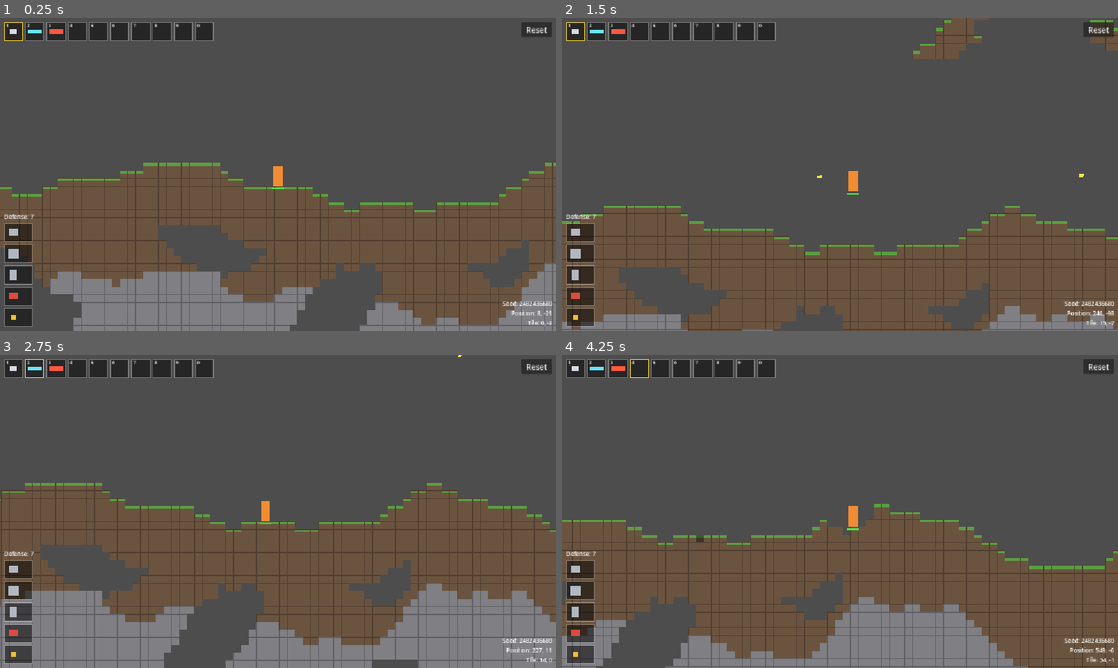
Above: before the commit, frames 1-4 (two rows, left to right).
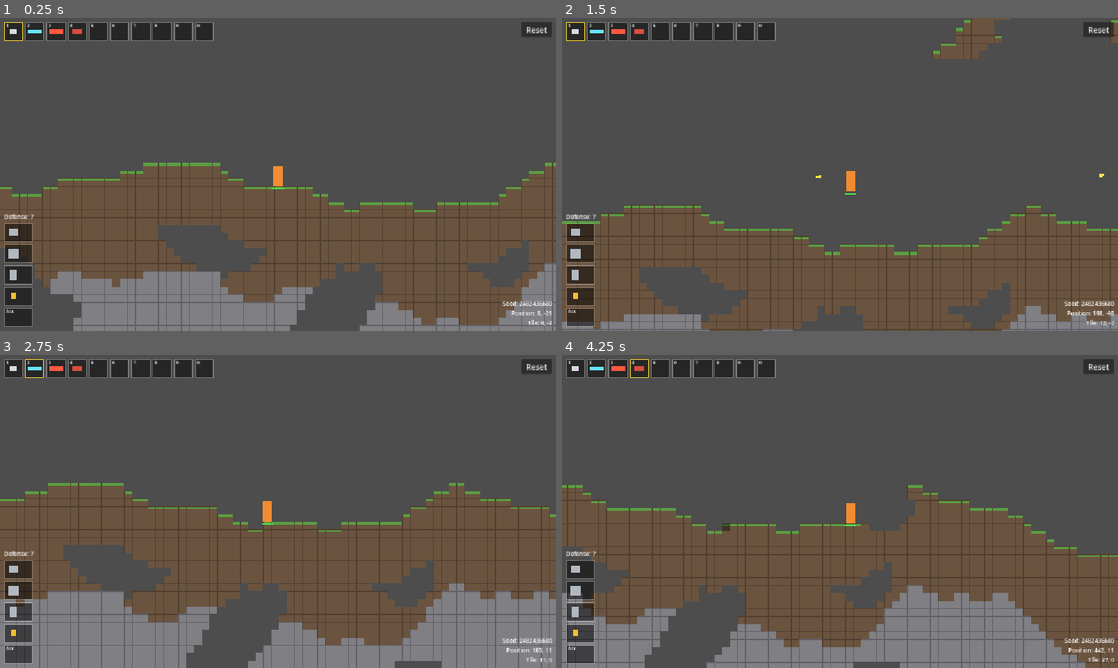
Above: after the commit, the same moments.

Repository: meyer1994/trr
Game: Godot game, scene res://scenes/main.tscn
The game is run twice, just before and just after one commit, with the same random seed, the same clock (stepped at 60 frames per second) and the same inputs.
Inputs (mouse positions are in pixels of both pictures, inside the frame that each line leads up to):
- Up to frame 1 (0.25 s): no input
- Up to frame 2 (1.5 s): tap Enter at 0.5 s; move the mouse to (962, 158) at 0.52 s; press the mouse at (962, 158) at 0.53 s; hold Right (move_right) from 0.53 s (still down); tap Space (jump) at 0.77 s; right-click (962, 158) at 0.8 s; move the mouse to (728, 190) at 1.27 s; release the mouse at (728, 190) at 1.28 s; right-click (728, 190) at 1.35 s; click (728, 190) at 1.42 s
- Up to frame 3 (2.75 s): tap Space (jump) at 1.52 s; tap 1 at 1.55, 2.1 s; move the mouse to (333, 442) at 2.02 s; release Right (move_right) at 2.03 s; hold Left (move_left) from 2.03 s (still down); click (333, 442) at 2.17 s; tap 2 at 2.3 s
- Up to frame 4 (4.25 s): move the mouse to (812, 574) at 2.77 s; release Left (move_left) at 2.78 s; hold Right (move_right) from 2.78 s (still down); tap 2 at 2.85 s; click (812, 574) at 2.92 s; tap Space (jump) at 3.02, 3.77 s; tap 3 at 3.05, 3.6 s; move the mouse to (1006, 558) at 3.52 s; click (1006, 558) at 3.67 s; tap 4 at 3.8 s

The runs differ from the first frame. In frame 1, less than 0.1% of the frame differs, in the area x 1-15%, y 3-97%; in frame 2, 10%; in frame 3, 17%; in frame 4, 26%, in the area x 0-100%, y 3-100%.

Commit message:
Add an inventory the player wears equipment from, with effects per target
Co-authored-by: Cursor <cursoragent@cursor.com>

Diff:
--- a/equipment/gunpowder_charm.tres
+++ b/equipment/gunpowder_charm.tres
@@ -5,21 +5,21 @@
 
 [sub_resource type="Resource" id="Resource_fire_rate"]
 script = ExtResource("2_effect")
-scope = 1
+target = 2
 stat = 2
 mode = 1
 value = 0.25
 
 [sub_resource type="Resource" id="Resource_damage"]
 script = ExtResource("2_effect")
-scope = 2
+target = 2
 stat = 3
 mode = 1
 value = 0.25
 
 [sub_resource type="Resource" id="Resource_splash"]
 script = ExtResource("2_effect")
-scope = 2
+target = 2
 stat = 4
 mode = 0
 value = 8.0
--- a/equipment/iron_chainmail.tres
+++ b/equipment/iron_chainmail.tres
@@ -1,18 +1,11 @@
-[gd_resource type="Resource" script_class="Equippable" load_steps=4 format=3]
+[gd_resource type="Resource" script_class="Equippable" load_steps=2 format=3]
 
 [ext_resource type="Script" path="res://scripts/equipment/equippable.gd" id="1_equippable"]
-[ext_resource type="Script" path="res://scripts/effects/effect.gd" id="2_effect"]
-
-[sub_resource type="Resource" id="Resource_defense"]
-script = ExtResource("2_effect")
-stat = 1
-mode = 0
-value = 3.0
 
 [resource]
 script = ExtResource("1_equippable")
 kind = 1
+defense = 3
 display_name = "Iron Chainmail"
 icon_color = Color(0.7, 0.72, 0.76, 1)
 icon_size = Vector2(22, 20)
-effects = Array[ExtResource("2_effect")]([SubResource("Resource_defense")])
--- a/equipment/iron_greaves.tres
+++ b/equipment/iron_greaves.tres
@@ -1,18 +1,11 @@
-[gd_resource type="Resource" script_class="Equippable" load_steps=4 format=3]
+[gd_resource type="Resource" script_class="Equippable" load_steps=2 format=3]
 
 [ext_resource type="Script" path="res://scripts/equipment/equippable.gd" id="1_equippable"]
-[ext_resource type="Script" path="res://scripts/effects/effect.gd" id="2_effect"]
-
-[sub_resource type="Resource" id="Resource_defense"]
-script = ExtResource("2_effect")
-stat = 1
-mode = 0
-value = 2.0
 
 [resource]
 script = ExtResource("1_equippable")
 kind = 2
+defense = 2
 display_name = "Iron Greaves"
 icon_color = Color(0.7, 0.72, 0.76, 1)
 icon_size = Vector2(16, 22)
-effects = Array[ExtResource("2_effect")]([SubResource("Resource_defense")])
--- a/equipment/iron_helmet.tres
+++ b/equipment/iron_helmet.tres
@@ -1,18 +1,11 @@
-[gd_resource type="Resource" script_class="Equippable" load_steps=4 format=3]
+[gd_resource type="Resource" script_class="Equippable" load_steps=2 format=3]
 
 [ext_resource type="Script" path="res://scripts/equipment/equippable.gd" id="1_equippable"]
-[ext_resource type="Script" path="res://scripts/effects/effect.gd" id="2_effect"]
-
-[sub_resource type="Resource" id="Resource_defense"]
-script = ExtResource("2_effect")
-stat = 1
-mode = 0
-value = 2.0
 
 [resource]
 script = ExtResource("1_equippable")
 kind = 0
+defense = 2
 display_name = "Iron Helmet"
 icon_color = Color(0.7, 0.72, 0.76, 1)
 icon_size = Vector2(20, 14)
-effects = Array[ExtResource("2_effect")]([SubResource("Resource_defense")])
--- a/project.godot
+++ b/project.godot
@@ -49,6 +49,11 @@
 "events": [Object(InputEventMouseButton,"resource_local_to_scene":false,"resource_name":"","device":-1,"window_id":0,"a …(253 unchanged characters)…
 ]
 }
+wear={
+"deadzone": 0.2,
+"events": [Object(InputEventMouseButton,"resource_local_to_scene":false,"resource_name":"","device":-1,"window_id":0,"alt_pressed":false,"shift_pressed":false,"ctrl_pressed":false,"meta_pressed":false,"button_mask":0,"position":Vector2(0, 0),"global_position":Vector2(0, 0),"factor":1.0,"button_index":2,"canceled":false,"pressed":false,"double_click":false,"script":null)
+]
+}
 
 [physics]
 
--- a/scenes/main.tscn
+++ b/scenes/main.tscn
@@ -18,6 +18,7 @@
 [ext_resource type="Resource" path="res://equipment/running_boots.tres" id="16_running_boots"]
 [ext_resource type="Script" path="res://scripts/ui/equipment_panel.gd" id="17_equipment_panel"]
 [ext_resource type="Resource" path="res://equipment/gunpowder_charm.tres" id="18_gunpowder_charm"]
+[ext_resource type="Script" path="res://scripts/inventory/inventory.gd" id="19_inventory"]
 
 [sub_resource type="RectangleShape2D" id="RectangleShape2D_player"]
 size = Vector2(20, 42)
@@ -29,11 +30,10 @@
 texture_filter = 1
 script = ExtResource("2_map")
 
-[node name="Player" type="CharacterBody2D" parent="." node_paths=PackedStringArray("hotbar")]
+[node name="Player" type="CharacterBody2D" parent="."]
 position = Vector2(576, 300)
 collision_layer = 2
 script = ExtResource("1_player")
-hotbar = NodePath("../UI/Hotbar")
 
 [node name="CollisionShape2D" type="CollisionShape2D" parent="Player"]
 shape = SubResource("RectangleShape2D_player")
@@ -53,9 +53,13 @@
 script = ExtResource("9_health_bar")
 health = NodePath("../Health")
 
+[node name="Inventory" type="Node" parent="Player"]
+script = ExtResource("19_inventory")
+starting_items = Array[ExtResource("4_item")]([ExtResource("5_pistol"), ExtResource("6_rifle"), ExtResource("7_launcher"), ExtResource("16_running_boots")])
+
 [node name="Equipment" type="Node" parent="Player"]
 script = ExtResource("11_equipment")
-starting_items = Array[ExtResource("12_equippable")]([ExtResource("13_iron_helmet"), ExtResource("14_iron_chainmail"), ExtResource("15_iron_greaves"), ExtResource("16_running_boots"), ExtResource("18_gunpowder_charm")])
+starting_items = Array[ExtResource("12_equippable")]([ExtResource("13_iron_helmet"), ExtResource("14_iron_chainmail"), ExtResource("15_iron_greaves"), ExtResource("18_gunpowder_charm")])
 
 [node name="Camera2D" type="Camera2D" parent="Player"]
 position_smoothing_enabled = true
@@ -63,14 +67,14 @@
 
 [node name="UI" type="CanvasLayer" parent="."]
 
-[node name="Hotbar" type="HBoxContainer" parent="UI"]
+[node name="Hotbar" type="HBoxContainer" parent="UI" node_paths=PackedStringArray("player")]
 offset_left = 8.0
 offset_top = 8.0
 offset_right = 444.0
 offset_bottom = 48.0
 theme_override_constants/separation = 4
 script = ExtResource("3_hotbar")
-items = Array[ExtResource("4_item")]([ExtResource("5_pistol"), ExtResource("6_rifle"), ExtResource("7_launcher")])
+player = NodePath("../../Player")
 
 [node name="EquipmentPanel" type="VBoxContainer" parent="UI" node_paths=PackedStringArray("player")]
 anchors_preset = 2
--- a/scripts/effects/effect.gd
+++ b/scripts/effects/effect.gd
@@ -1,13 +1,24 @@
 class_name Effect
 extends Resource
 
-## What the effect changes: the player, the held weapon, or each projectile it fires.
-enum Scope { PLAYER, WEAPON, PROJECTILE }
+## What the effect changes: the player, every worn piece, or the held item and its shots.
+enum Target { PLAYER, WORN, HELD }
 enum Stat { SPEED, DEFENSE, FIRE_RATE, DAMAGE, SPLASH_RADIUS, GRAVITY }
 enum Mode { FLAT, PERCENT }
 
-@export var scope := Scope.PLAYER
+## Stats each target can have. SPEED is walking speed on PLAYER and projectile speed on HELD.
+const TARGET_STATS := {
+	Target.PLAYER: [Stat.SPEED, Stat.DEFENSE],
+	Target.WORN: [Stat.DEFENSE],
+	Target.HELD: [Stat.FIRE_RATE, Stat.SPEED, Stat.DAMAGE, Stat.SPLASH_RADIUS, Stat.GRAVITY],
+}
+
+@export var target := Target.PLAYER
 @export var stat := Stat.DAMAGE
 @export var mode := Mode.PERCENT
 ## FLAT adds this amount to the base; PERCENT adds this fraction of it, e.g. 0.25 for +25%.
 @export var value := 0.0
+
+
+func is_valid() -> bool:
+	return stat in TARGET_STATS[target]
--- a/scripts/effects/effect_set.gd
+++ b/scripts/effects/effect_set.gd
@@ -2,9 +2,12 @@
 extends RefCounted
 
 ## Effect sources are any objects with `get_effects() -> Array[Effect]`; null entries are skipped.
-## Effect targets resolve their own stats with `resolve(TARGET_SCOPE, base_stats())`.
+## Effect targets resolve their stats with `resolve(target, base_stats())`.
 
-var _by_scope := {}
+## Invalid effects already reported, so each one warns only once.
+static var _warned := {}
+
+var _by_target := {}
 
 
 static func from_sources(sources: Array) -> EffectSet:
@@ -17,10 +20,23 @@
 
 
 func add(effect: Effect) -> void:
-	if not _by_scope.has(effect.scope):
-		_by_scope[effect.scope] = []
-	_by_scope[effect.scope].append(effect)
+	if not effect.is_valid():
+		_warn_invalid(effect)
+		return
+	if not _by_target.has(effect.target):
+		_by_target[effect.target] = []
+	_by_target[effect.target].append(effect)
 
 
-func resolve(scope: Effect.Scope, base: Dictionary) -> Stats:
-	return Stats.new(scope, base, _by_scope.get(scope, []))
+func resolve(target: Effect.Target, base: Dictionary) -> Stats:
+	return Stats.new(base, _by_target.get(target, []))
+
+
+static func _warn_invalid(effect: Effect) -> void:
+	if _warned.has(effect):
+		return
+	_warned[effect] = true
+	var source := effect.resource_path if effect.resource_path else "an unsaved resource"
+	push_warning("Effect from %s is ignored: %s targets have no %s stat." % [
+		source, Effect.Target.keys()[effect.target], Effect.Stat.keys()[effect.stat],
+	])
--- a/scripts/effects/stats.gd
+++ b/scripts/effects/stats.gd
@@ -1,19 +1,16 @@
 class_name Stats
 extends RefCounted
-
-## Effects already reported for targeting a stat their scope doesn't have.
-static var _warned := {}
 
 var _values := {}
 
 
 ## Flat bonuses are added first, then all percentages are summed and applied once.
-func _init(scope: Effect.Scope, base: Dictionary, effects: Array) -> void:
+## Effects on stats this target lacks are skipped, e.g. a damage bonus while holding boots.
+func _init(base: Dictionary, effects: Array) -> void:
 	var flat := {}
 	var percent := {}
 	for effect: Effect in effects:
 		if not base.has(effect.stat):
-			_warn_unsupported(scope, effect)
 			continue
 		var totals := flat if effect.mode == Effect.Mode.FLAT else percent
 		totals[effect.stat] = totals.get(effect.stat, 0.0) + effect.value
@@ -23,13 +20,3 @@
 
 func value(stat: Effect.Stat) -> float:
 	return _values.get(stat, 0.0)
-
-
-static func _warn_unsupported(scope: Effect.Scope, effect: Effect) -> void:
-	if _warned.has(effect):
-		return
-	_warned[effect] = true
-	var source := effect.resource_path if effect.resource_path else "an unsaved resource"
-	push_warning("Effect from %s does nothing: %s targets have no %s stat." % [
-		source, Effect.Scope.keys()[scope], Effect.Stat.keys()[effect.stat],
-	])
--- a/scripts/equipment.gd
+++ b/scripts/equipment.gd
@@ -14,28 +14,31 @@
 @export var starting_items: Array[Equippable] = []
 
 ## One entry per slot in SLOT_KINDS. Null means the slot is empty.
-var slots: Array[Equippable] = []
+var slots: Array[ItemStack] = []
 
 
 func _ready() -> void:
 	slots.resize(SLOT_KINDS.size())
 	for item in starting_items:
-		equip(item)
+		equip(ItemStack.new(item))
 
 
-## Puts the item in a matching slot, preferring an empty one.
-## Returns whatever it replaced, or the item itself if no slot fits.
-func equip(item: Equippable) -> Equippable:
+## Puts the stack in a matching slot, preferring an empty one.
+## Returns whatever it replaced, or the stack itself if it isn't wearable or no slot fits.
+func equip(stack: ItemStack) -> ItemStack:
+	var item := stack.item as Equippable
+	if not item:
+		return stack
 	var index := _slot_for(item.kind)
 	if index == -1:
-		return item
+		return stack
 	var previous := slots[index]
-	slots[index] = item
+	slots[index] = stack
 	changed.emit()
 	return previous
 
 
-func unequip(index: int) -> Equippable:
+func unequip(index: int) -> ItemStack:
 	var previous := slots[index]
 	slots[index] = null
 	changed.emit()
--- a/scripts/equipment/equippable.gd
+++ b/scripts/equipment/equippable.gd
@@ -4,3 +4,8 @@
 enum Kind { HEAD, BODY, LEGS, ACCESSORY }
 
 @export var kind := Kind.HEAD
+@export var defense := 0
+
+
+func base_stats() -> Dictionary:
+	return {Effect.Stat.DEFENSE: float(defense)}
--- /dev/null
+++ b/scripts/inventory/inventory.gd
@@ -0,0 +1,43 @@
+class_name Inventory
+extends Node
+
+signal changed
+
+const SIZE := 40
+## The first slots double as the hotbar.
+const HOTBAR_SIZE := 10
+
+@export var starting_items: Array[Item] = []
+
+## Null means the slot is empty.
+var slots: Array[ItemStack] = []
+
+
+func _ready() -> void:
+	slots.resize(SIZE)
+	for index in mini(starting_items.size(), SIZE):
+		if starting_items[index]:
+			slots[index] = ItemStack.new(starting_items[index])
+
+
+## Puts the stack in the first free slot. Returns false when the inventory is full.
+func add(stack: ItemStack) -> bool:
+	var index := slots.find(null)
+	if index == -1:
+		return false
+	put(index, stack)
+	return true
+
+
+## Removes and returns the stack in a slot, or null if it was empty.
+func take(index: int) -> ItemStack:
+	var stack := slots[index]
+	if stack:
+		slots[index] = null
+		changed.emit()
+	return stack
+
+
+func put(index: int, stack: ItemStack) -> void:
+	slots[index] = stack
+	changed.emit()
--- /dev/null
+++ b/scripts/inventory/item_stack.gd
@@ -0,0 +1,16 @@
+class_name ItemStack
+extends RefCounted
+
+## The copy of an item the player owns. Per-copy state belongs here, never on the shared Item.
+
+var item: Item
+var count := 1
+
+
+func _init(stack_item: Item, stack_count := 1) -> void:
+	item = stack_item
+	count = stack_count
+
+
+func get_effects() -> Array[Effect]:
+	return item.effects
--- a/scripts/items/item.gd
+++ b/scripts/items/item.gd
@@ -4,9 +4,10 @@
 @export var display_name := ""
 @export var icon_color := Color.WHITE
 @export var icon_size := Vector2(16, 16)
-## Applied to the player while the item is worn or held.
+## Granted to the player while the item is worn or held.
 @export var effects: Array[Effect] = []
 
 
-func get_effects() -> Array[Effect]:
-	return effects
+## The item's own stats, which effects targeting it can modify.
+func base_stats() -> Dictionary:
+	return {}
--- a/scripts/items/weapon.gd
+++ b/scripts/items/weapon.gd
@@ -1,7 +1,5 @@
 class_name Weapon
 extends Item
-
-const TARGET_SCOPE := Effect.Scope.WEAPON
 
 @export var automatic := false
 @export var fire_interval := 0.25
@@ -14,5 +12,12 @@
 @export var projectile_gravity := 0.0
 
 
+## Held stats, including the ones each projectile it fires inherits.
 func base_stats() -> Dictionary:
-	return {Effect.Stat.FIRE_RATE: 1.0 / fire_interval}
+	return {
+		Effect.Stat.FIRE_RATE: 1.0 / fire_interval,
+		Effect.Stat.SPEED: projectile_speed,
+		Effect.Stat.DAMAGE: damage,
+		Effect.Stat.SPLASH_RADIUS: splash_radius,
+		Effect.Stat.GRAVITY: projectile_gravity,
+	}
--- a/scripts/player.gd
+++ b/scripts/player.gd
@@ -2,8 +2,8 @@
 extends CharacterBody2D
 
 signal stats_changed
+signal held_changed
 
-const TARGET_SCOPE := Effect.Scope.PLAYER
 const SPEED := 200.0
 const JUMP_VELOCITY := -450.0
 const MAX_FALL_SPEED := 1000.0
@@ -11,47 +11,92 @@
 const PROJECTILE_SPAWN_OFFSET := 16.0
 const STEP_HEIGHT := float(Map.CELL_SIZE)
 const COYOTE_TIME := 0.1
-
-@export var hotbar: Hotbar
+const HOTBAR_KEYS: Array[Key] = [KEY_1, KEY_2, KEY_3, KEY_4, KEY_5, KEY_6, KEY_7, KEY_8, KEY_9, KEY_0]
 
 @onready var spawn_position := position
 @onready var health: Health = $Health
 @onready var camera: Camera2D = $Camera2D
+@onready var inventory: Inventory = $Inventory
 @onready var equipment: Equipment = $Equipment
 var fire_cooldown := 0.0
 var coyote_timer := 0.0
+## Inventory slot of the held item; always within the hotbar.
+var held_index := 0
 ## Combined effects of worn equipment and the held item.
 var effects := EffectSet.new()
 var stats: Stats
-## Stats of the held weapon, or null when not holding one.
-var weapon_stats: Stats
+## Stats of the held weapon, which its shots inherit. Null when not holding a weapon.
+var held_stats: Stats
 
 
 func _ready() -> void:
 	health.died.connect(respawn)
+	inventory.changed.connect(_refresh_effects)
 	equipment.changed.connect(_refresh_effects)
-	if hotbar:
-		hotbar.selection_changed.connect(_refresh_effects)
 	_refresh_effects()
 
 
-func base_stats() -> Dictionary:
-	return {Effect.Stat.SPEED: SPEED, Effect.Stat.DEFENSE: 0.0}
+func _unhandled_input(event: InputEvent) -> void:
+	if event is InputEventKey and event.pressed and not event.echo:
+		var index := HOTBAR_KEYS.find(event.physical_keycode)
+		if index != -1:
+			hold(index)
+			get_viewport().set_input_as_handled()
+	elif event.is_action_pressed("wear"):
+		wear(held_index)
+		get_viewport().set_input_as_handled()
+
+
+func held_stack() -> ItemStack:
+	return inventory.slots[held_index]
 
 
 func held_weapon() -> Weapon:
-	return hotbar.selected_item as Weapon if hotbar else null
+	var stack := held_stack()
+	return stack.item as Weapon if stack else null
+
+
+func hold(index: int) -> void:
+	held_index = index
+	held_changed.emit()
+	_refresh_effects()
+
+
+## Moves a wearable stack from the inventory into equipment; the piece it replaces takes its slot.
+func wear(inventory_index: int) -> void:
+	var stack := inventory.slots[inventory_index]
+	if not stack or not stack.item is Equippable:
+		return
+	inventory.take(inventory_index)
+	var replaced := equipment.equip(stack)
+	if replaced:
+		inventory.put(inventory_index, replaced)
+
+
+## Moves a worn piece into the first free inventory slot. Does nothing when the inventory is full.
+func take_off(slot_index: int) -> void:
+	var stack := equipment.slots[slot_index]
+	if not stack or not inventory.add(stack):
+		return
+	equipment.unequip(slot_index)
 
 
 func _refresh_effects() -> void:
 	var sources: Array = []
 	sources.append_array(equipment.slots)
-	if hotbar:
-		sources.append(hotbar.selected_item)
+	var held := held_stack()
+	if held and not held.item is Equippable:
+		sources.append(held)
 	effects = EffectSet.from_sources(sources)
-	stats = effects.resolve(TARGET_SCOPE, base_stats())
+
+	var defense := 0.0
+	for stack in equipment.slots:
+		if stack:
+			defense += effects.resolve(Effect.Target.WORN, stack.item.base_stats()).value(Effect.Stat.DEFENSE)
+	stats = effects.resolve(Effect.Target.PLAYER, {Effect.Stat.SPEED: SPEED, Effect.Stat.DEFENSE: defense})
+
 	var weapon := held_weapon()
-	weapon_stats = effects.resolve(Weapon.TARGET_SCOPE, weapon.base_stats()) if weapon else null
+	held_stats = effects.resolve(Effect.Target.HELD, weapon.base_stats()) if weapon else null
 	health.defense = roundi(stats.value(Effect.Stat.DEFENSE))
 	stats_changed.emit()
 
@@ -74,7 +119,7 @@
 	var weapon := held_weapon()
 	if weapon and fire_cooldown == 0.0 and _is_trigger_pulled(weapon):
 		_shoot(weapon)
-		fire_cooldown = 1.0 / weapon_stats.value(Effect.Stat.FIRE_RATE)
+		fire_cooldown = 1.0 / held_stats.value(Effect.Stat.FIRE_RATE)
 
 	_step_up_ledge(delta)
 	move_and_slide()
@@ -123,6 +168,6 @@
 	var projectile := PROJECTILE_SCENE.instantiate()
 	projectile.weapon = weapon
 	projectile.direction = aim
-	projectile.effects = effects
+	projectile.stats = held_stats
 	projectile.position = position + aim * PROJECTILE_SPAWN_OFFSET
 	get_parent().add_child(projectile)
--- a/scripts/projectile.gd
+++ b/scripts/projectile.gd
@@ -1,13 +1,11 @@
 extends Node2D
 
-const TARGET_SCOPE := Effect.Scope.PROJECTILE
 const LIFETIME := 2.0
 const WORLD_COLLISION_MASK := 1
 
 var weapon: Weapon
 var direction := Vector2.RIGHT
-## Effects active on the shooter when this shot was fired.
-var effects := EffectSet.new()
+## The firing weapon's held stats at the moment of the shot.
 var stats: Stats
 var velocity := Vector2.ZERO
 
@@ -15,22 +13,12 @@
 
 
 func _ready() -> void:
-	stats = effects.resolve(TARGET_SCOPE, base_stats())
 	velocity = direction * stats.value(Effect.Stat.SPEED)
 	rotation = velocity.angle()
 	body.color = weapon.projectile_color
 	body.size = weapon.projectile_size
 	body.position = -weapon.projectile_size / 2
 	get_tree().create_timer(LIFETIME).timeout.connect(queue_free)
-
-
-func base_stats() -> Dictionary:
-	return {
-		Effect.Stat.SPEED: weapon.projectile_speed,
-		Effect.Stat.DAMAGE: weapon.damage,
-		Effect.Stat.SPLASH_RADIUS: weapon.splash_radius,
-		Effect.Stat.GRAVITY: weapon.projectile_gravity,
-	}
 
 
 func _physics_process(delta: float) -> void:
--- a/scripts/ui/equipment_panel.gd
+++ b/scripts/ui/equipment_panel.gd
@@ -1,5 +1,7 @@
 class_name EquipmentPanel
 extends VBoxContainer
+
+## Shows worn equipment; clicking a slot takes that piece off.
 
 const KIND_CAPTIONS := {
 	Equippable.Kind.HEAD: "Head",
@@ -18,15 +20,23 @@
 	mouse_filter = MOUSE_FILTER_IGNORE
 	_defense_label.add_theme_font_size_override("font_size", 12)
 	add_child(_defense_label)
-	for kind in Equipment.SLOT_KINDS:
-		var slot := ItemSlot.new(KIND_CAPTIONS[kind], true)
+	for index in Equipment.SLOT_KINDS.size():
+		var slot := ItemSlot.new(KIND_CAPTIONS[Equipment.SLOT_KINDS[index]], true)
+		slot.mouse_filter = MOUSE_FILTER_STOP
+		slot.gui_input.connect(_on_slot_input.bind(index))
 		_slots.append(slot)
 		add_child(slot)
 	player.stats_changed.connect(_refresh)
 	_refresh()
 
 
+func _on_slot_input(event: InputEvent, index: int) -> void:
+	if event is InputEventMouseButton and event.pressed and event.button_index == MOUSE_BUTTON_LEFT:
+		player.take_off(index)
+		accept_event()
+
+
 func _refresh() -> void:
 	for index in _slots.size():
-		_slots[index].set_item(player.equipment.slots[index])
+		_slots[index].set_stack(player.equipment.slots[index])
 	_defense_label.text = "Defense: %d" % roundi(player.stats.value(Effect.Stat.DEFENSE))
--- a/scripts/ui/hotbar.gd
+++ b/scripts/ui/hotbar.gd
@@ -1,42 +1,25 @@
 class_name Hotbar
 extends HBoxContainer
 
-signal selection_changed
+## Shows the first inventory row and which slot the player holds.
 
-const SLOT_COUNT := 10
-const SLOT_KEYS: Array[Key] = [KEY_1, KEY_2, KEY_3, KEY_4, KEY_5, KEY_6, KEY_7, KEY_8, KEY_9, KEY_0]
-
-@export var items: Array[Item] = []
-
-var selected_index := 0
-var selected_item: Item:
-	get:
-		return items[selected_index] if selected_index < items.size() else null
+@export var player: Player
 
 var _slots: Array[ItemSlot] = []
 
 
 func _ready() -> void:
 	mouse_filter = MOUSE_FILTER_IGNORE
-	for index in SLOT_COUNT:
+	for index in Inventory.HOTBAR_SIZE:
 		var slot := ItemSlot.new(str((index + 1) % 10))
-		slot.set_item(items[index] if index < items.size() else null)
 		_slots.append(slot)
 		add_child(slot)
-	_refresh_selection()
+	player.inventory.changed.connect(_refresh)
+	player.held_changed.connect(_refresh)
+	_refresh()
 
 
-func _unhandled_input(event: InputEvent) -> void:
-	if not (event is InputEventKey and event.pressed and not event.echo):
-		return
-	var index := SLOT_KEYS.find(event.physical_keycode)
-	if index != -1:
-		selected_index = index
-		_refresh_selection()
-		selection_changed.emit()
-		get_viewport().set_input_as_handled()
-
-
-func _refresh_selection() -> void:
+func _refresh() -> void:
 	for index in _slots.size():
-		_slots[index].set_selected(index == selected_index)
+		_slots[index].set_stack(player.inventory.slots[index])
+		_slots[index].set_selected(index == player.held_index)
--- a/scripts/ui/item_slot.gd
+++ b/scripts/ui/item_slot.gd
@@ -28,10 +28,11 @@
 	_label.position = Vector2(4, 0)
 	_label.add_theme_font_size_override("font_size", 10)
 	add_child(_label)
-	set_item(null)
+	set_stack(null)
 
 
-func set_item(item: Item) -> void:
+func set_stack(stack: ItemStack) -> void:
+	var item := stack.item if stack else null
 	_icon.visible = item != null
 	_label.visible = item == null or not _caption_only_when_empty
 	if item:
Not shown: 1 places in scenes/main.tscn that only renumber resources
Not shown, added: scripts/inventory/inventory.gd.uid
Not shown, added: scripts/inventory/item_stack.gd.uid
